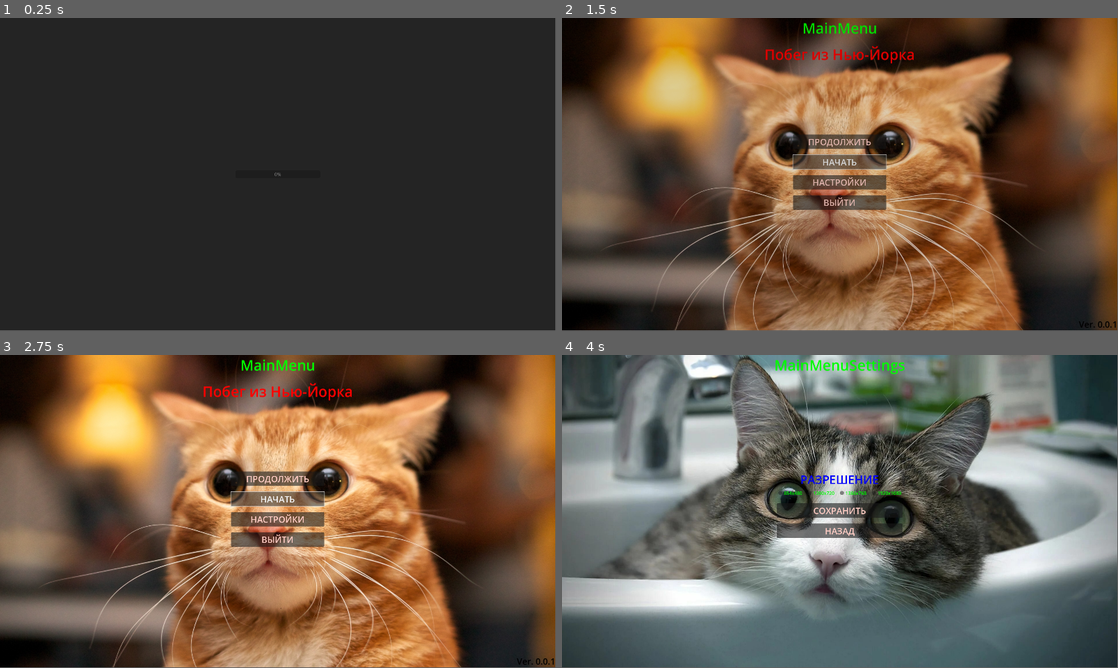
Above: before the commit, frames 1-4 (two rows, left to right).
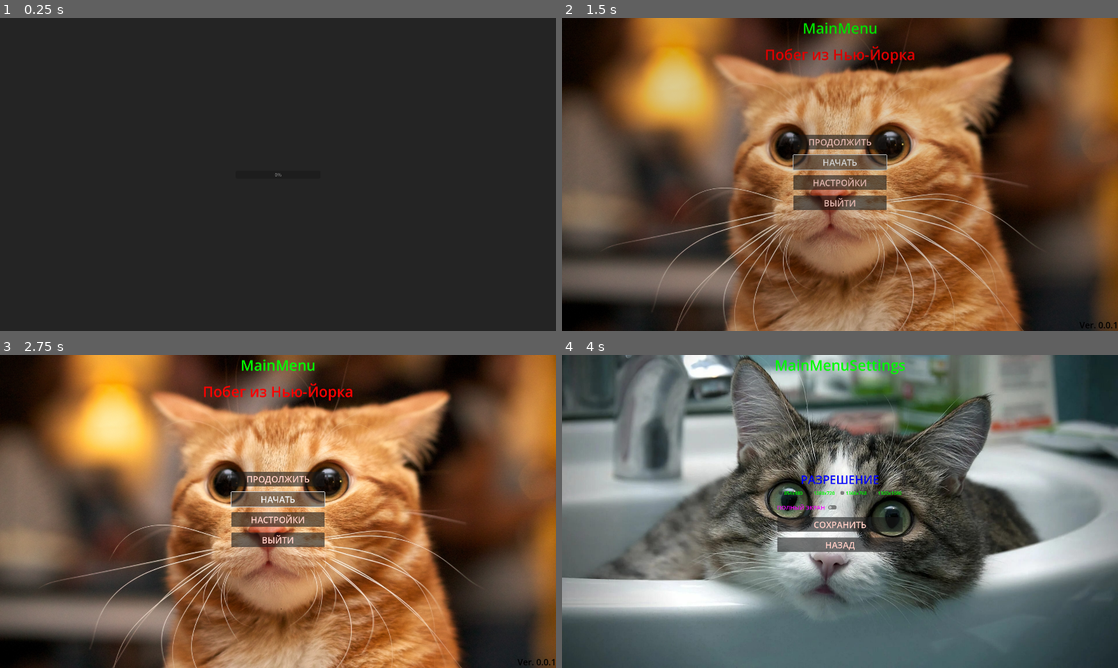
Above: after the commit, the same moments.

Repository: Kooler7/space_jail_break
Game: Godot game, scene res://main/main.tscn
Same seed, same stepped clock (60 frames per second), same inputs: the game is played once before the commit and once after it.
Inputs:
- Up to frame 1 (0.25 s): no input
- Up to frame 2 (1.5 s): click "НАЧАТЬ" at 1.25 s
- Up to frame 3 (2.75 s): click "НАЧАТЬ" at 2 s
- Up to frame 4 (4 s): click "ПРОДОЛЖИТЬ" at 2.75 s; click "НАСТРОЙКИ" at 3.5 s
In our replay, the window is 799x449 before the commit and 800x450 after it. These sizes can differ from the game's own. Grey fills any space a smaller window leaves; there, only what the larger window draws over its background counts as a difference.

The runs differ from the first frame. In frame 1, less than 0.1% of the frame differs, in the area x 49-51%, y 49-51%; in frame 2, 2.8%; in frame 3, 3.2%; in frame 4, 5.6%, in the area x 0-100%, y 0-100%.

Commit message:
ScreenSettings InProgress

Diff:
--- a/autoloads/Settings.gd
+++ b/autoloads/Settings.gd
@@ -1,7 +1,18 @@
 #settings.gd
 extends Node
 
-@onready var root = get_viewport()
+@onready var root : Viewport = get_viewport()
+@onready var window : Window = get_window()
+
+func _ready() -> void:
+	set_screen_resolution()
+
+enum ScreenStates {
+	WINDOWED,
+	FULLSCREEN
+}
+var current_screen_state : ScreenStates = ScreenStates.WINDOWED
+
 
 var full_screen : bool = false
 var screen_resolution : int = 0
@@ -11,3 +22,46 @@
 	Vector2(1366, 768),
 	Vector2(1920, 1080)
 	]
+
+
+func set_screen_resolution() -> void:
+	if screen_resolution == 0:
+		window.size = screen_sizes[0]
+		root.size = screen_sizes[0]
+#		screen_metrics()
+	elif screen_resolution == 1:
+		window.size = screen_sizes[1]
+		root.size = screen_sizes[1]
+#		screen_metrics()
+	elif screen_resolution == 2:
+		window.size = screen_sizes[2]
+		root.size = screen_sizes[2]
+#		screen_metrics()
+	elif screen_resolution == 3:
+		window.size = screen_sizes[3]
+		root.size = screen_sizes[3]
+#		screen_metrics()
+
+func toggle_fullscreen(new_state) -> void:
+	match new_state:
+		ScreenStates.WINDOWED:
+			DisplayServer.window_set_mode(DisplayServer.WINDOW_MODE_WINDOWED)
+			set_screen_resolution()
+			current_screen_state = ScreenStates.WINDOWED
+		ScreenStates.FULLSCREEN:
+			DisplayServer.window_set_mode(DisplayServer.WINDOW_MODE_FULLSCREEN)
+			set_screen_resolution()
+			current_screen_state = ScreenStates.FULLSCREEN
+	#full_screen = window.window_fullscreen
+	#if full_screen == false:
+		#full_screen = true
+		#window.window_fullscreen = full_screen
+		#await get_tree().idle_frame
+		#await get_tree().idle_frame
+		#set_screen_resolution()
+	#elif full_screen == true:
+		#full_screen = false
+		#window.window_fullscreen = full_screen
+		#await get_tree().idle_frame
+		#await get_tree().idle_frame
+		#set_screen_resolution()
--- a/levels/main_menu/main_menu.gd
+++ b/levels/main_menu/main_menu.gd
@@ -1,11 +1,11 @@
 extends Node2D
 
-@export var resolutions_button_group : ButtonGroup
+
 
 @onready var version : Label = $MainBG/VersionNumber
 @onready var camera : Camera2D = $Camera2D
 
-var resolution_buttons : Array
+
 var cam_coordinates : Array = [
 	Vector2(0, 0),
 	Vector2(1920, 1080)
@@ -19,8 +19,7 @@
 
 
 func _ready() -> void:
-	resolution_buttons = resolutions_button_group.get_buttons()
-	print(resolution_buttons[0].name)
+
 	version.text = "Ver. " + ProjectSettings.get_setting("application/config/version")
 
 
--- a/levels/main_menu/main_menu.tscn
+++ b/levels/main_menu/main_menu.tscn
@@ -1,13 +1,15 @@
-[gd_scene load_steps=5 format=3 uid="uid://b0oxpwdga5piw"]
+[gd_scene load_steps=7 format=3 uid="uid://b0oxpwdga5piw"]
 
 [ext_resource type="Script" path="res://levels/main_menu/main_menu.gd" id="1_2parm"]
-[ext_resource type="ButtonGroup" uid="uid://cmu5nux3eosp6" path="res://resources/button_groups/screen_resolution_buttons.tres" id="4_waseq"]
+[ext_resource type="PackedScene" uid="uid://jxetxyhxh1jb" path="res://levels/main_menu/mm_elements/resolution_switcher/resolution_switcher.tscn" id="5_5paug"]
+[ext_resource type="PackedScene" uid="uid://yf161wg7gtxq" path="res://levels/main_menu/mm_elements/full_screen_switcher/full_screen_switcher.tscn" id="5_katyy"]
 [ext_resource type="Texture2D" uid="uid://tganohsm144f" path="res://assets/test_jpgs/i.jpg" id="14_8xqg0"]
 [ext_resource type="Texture2D" uid="uid://do45kq617gvt" path="res://assets/test_jpgs/meglepett-macska.jpg" id="15_xr1ws"]
 
+[sub_resource type="ButtonGroup" id="ButtonGroup_6i8l5"]
+
 [node name="MainMenu" type="Node2D"]
 script = ExtResource("1_2parm")
-resolutions_button_group = ExtResource("4_waseq")
 
 [node name="MainBG" type="Sprite2D" parent="."]
 texture = ExtResource("15_xr1ws")
@@ -124,43 +126,12 @@
 grow_vertical = 2
 theme_override_constants/separation = 20
 
-[node name="VBoxContainer" type="VBoxContainer" parent="SettingsBG/VBoxContainer2"]
+[node name="ResolutionSwitcher" parent="SettingsBG/VBoxContainer2" instance=ExtResource("5_5paug")]
 layout_mode = 2
+resolutions_button_group = SubResource("ButtonGroup_6i8l5")
 
-[node name="Label" type="Label" parent="SettingsBG/VBoxContainer2/VBoxContainer"]
+[node name="FullScreenSwitcher" parent="SettingsBG/VBoxContainer2" instance=ExtResource("5_katyy")]
 layout_mode = 2
-theme_override_colors/font_color = Color(0, 0, 0.980392, 1)
-theme_override_font_sizes/font_size = 40
-text = "РАЗРЕШЕНИЕ"
-horizontal_alignment = 1
-
-[node name="HBoxContainer" type="HBoxContainer" parent="SettingsBG/VBoxContainer2/VBoxContainer"]
-layout_mode = 2
-theme_override_constants/separation = 10
-
-[node name="854x480" type="CheckBox" parent="SettingsBG/VBoxContainer2/VBoxContainer/HBoxContainer"]
-layout_mode = 2
-theme_override_colors/font_color = Color(0, 1, 0, 1)
-button_group = ExtResource("4_waseq")
-text = "854x480"
-
-[node name="1280x720" type="CheckBox" parent="SettingsBG/VBoxContainer2/VBoxContainer/HBoxContainer"]
-layout_mode = 2
-theme_override_colors/font_color = Color(0, 1, 0, 1)
-button_group = ExtResource("4_waseq")
-text = "1280x720"
-
-[node name="1366x768" type="CheckBox" parent="SettingsBG/VBoxContainer2/VBoxContainer/HBoxContainer"]
-layout_mode = 2
-theme_override_colors/font_color = Color(0, 1, 0, 1)
-button_group = ExtResource("4_waseq")
-text = "1366x768"
-
-[node name="1920x1080" type="CheckBox" parent="SettingsBG/VBoxContainer2/VBoxContainer/HBoxContainer"]
-layout_mode = 2
-theme_override_colors/font_color = Color(0, 1, 0, 1)
-button_group = ExtResource("4_waseq")
-text = "1920x1080"
 
 [node name="SaveSettingsBtn" type="Button" parent="SettingsBG/VBoxContainer2"]
 custom_minimum_size = Vector2(0, 40)
--- /dev/null
+++ b/levels/main_menu/mm_elements/full_screen_switcher/full_screen_switcher.gd
@@ -0,0 +1,12 @@
+#full_screen_switcher.gd
+extends HBoxContainer
+
+@onready var button : CheckButton = $CheckButton
+
+
+
+func _on_check_button_toggled(toggled_on: bool) -> void:
+	if button.button_pressed:
+		Settings.toggle_fullscreen(Settings.ScreenStates.FULLSCREEN)
+	elif !button.button_pressed:
+		Settings.toggle_fullscreen(Settings.ScreenStates.WINDOWED)
--- /dev/null
+++ b/levels/main_menu/mm_elements/full_screen_switcher/full_screen_switcher.tscn
@@ -0,0 +1,17 @@
+[gd_scene load_steps=2 format=3 uid="uid://yf161wg7gtxq"]
+
+[ext_resource type="Script" path="res://levels/main_menu/mm_elements/full_screen_switcher/full_screen_switcher.gd" id="1_2fexg"]
+
+[node name="FullScreenSwitcher" type="HBoxContainer"]
+script = ExtResource("1_2fexg")
+
+[node name="FullScreen" type="Label" parent="."]
+layout_mode = 2
+theme_override_colors/font_color = Color(0.972549, 0, 1, 1)
+theme_override_font_sizes/font_size = 20
+text = "ПОЛНЫЙ ЭКРАН"
+
+[node name="CheckButton" type="CheckButton" parent="."]
+layout_mode = 2
+
+[connection signal="toggled" from="CheckButton" to="." method="_on_check_button_toggled"]
--- /dev/null
+++ b/levels/main_menu/mm_elements/resolution_switcher/resolution_switcher.gd
@@ -0,0 +1,35 @@
+#resolution_switcher.gd
+extends VBoxContainer
+
+@export var resolutions_button_group : ButtonGroup
+
+var resolution_buttons : Array
+var my_array = [10, 20, 30, 40, 50]
+
+
+func _ready() -> void:
+	resolution_buttons = resolutions_button_group.get_buttons()
+	resolution_buttons.sort()
+	my_array.sort()
+	for button in resolution_buttons:
+		button.pressed.connect(on_button.bind(button))
+
+
+func on_button(button : CheckBox):
+	var size_0 = str(Settings.screen_sizes[0].x)+"x"+str(Settings.screen_sizes[0].y)
+	var size_1 = str(Settings.screen_sizes[1].x)+"x"+str(Settings.screen_sizes[1].y)
+	var size_2 = str(Settings.screen_sizes[2].x)+"x"+str(Settings.screen_sizes[2].y)
+	var size_3 = str(Settings.screen_sizes[3].x)+"x"+str(Settings.screen_sizes[3].y)
+	match button.name:
+		size_0:
+			Settings.screen_resolution = 0
+			Settings.set_screen_resolution()
+		size_1:
+			Settings.screen_resolution = 1
+			Settings.set_screen_resolution()
+		size_2:
+			Settings.screen_resolution = 2
+			Settings.set_screen_resolution()
+		size_3:
+			Settings.screen_resolution = 3
+			Settings.set_screen_resolution()
--- /dev/null
+++ b/levels/main_menu/mm_elements/resolution_switcher/resolution_switcher.tscn
@@ -0,0 +1,43 @@
+[gd_scene load_steps=3 format=3 uid="uid://jxetxyhxh1jb"]
+
+[ext_resource type="ButtonGroup" uid="uid://cmu5nux3eosp6" path="res://resources/button_groups/screen_resolution_buttons.tres" id="1_7n7rt"]
+[ext_resource type="Script" path="res://levels/main_menu/mm_elements/resolution_switcher/resolution_switcher.gd" id="1_uqmia"]
+
+[node name="ResolutionSwitcher" type="VBoxContainer"]
+script = ExtResource("1_uqmia")
+resolutions_button_group = ExtResource("1_7n7rt")
+
+[node name="Resolution" type="Label" parent="."]
+layout_mode = 2
+theme_override_colors/font_color = Color(0, 0, 0.980392, 1)
+theme_override_font_sizes/font_size = 40
+text = "РАЗРЕШЕНИЕ"
+horizontal_alignment = 1
+
+[node name="Buttons" type="HBoxContainer" parent="."]
+layout_mode = 2
+theme_override_constants/separation = 10
+
+[node name="854x480" type="CheckBox" parent="Buttons"]
+layout_mode = 2
+theme_override_colors/font_color = Color(0, 1, 0, 1)
+button_group = ExtResource("1_7n7rt")
+text = "854x480"
+
+[node name="1280x720" type="CheckBox" parent="Buttons"]
+layout_mode = 2
+theme_override_colors/font_color = Color(0, 1, 0, 1)
+button_group = ExtResource("1_7n7rt")
+text = "1280x720"
+
+[node name="1366x768" type="CheckBox" parent="Buttons"]
+layout_mode = 2
+theme_override_colors/font_color = Color(0, 1, 0, 1)
+button_group = ExtResource("1_7n7rt")
+text = "1366x768"
+
+[node name="1920x1080" type="CheckBox" parent="Buttons"]
+layout_mode = 2
+theme_override_colors/font_color = Color(0, 1, 0, 1)
+button_group = ExtResource("1_7n7rt")
+text = "1920x1080"
--- a/project.godot
+++ b/project.godot
@@ -26,6 +26,8 @@
 window/size/viewport_width=1920
 window/size/viewport_height=1080
 window/size/resizable=false
+window/stretch/mode="viewport"
+window/stretch/aspect="ignore"
 
 [rendering]
 
